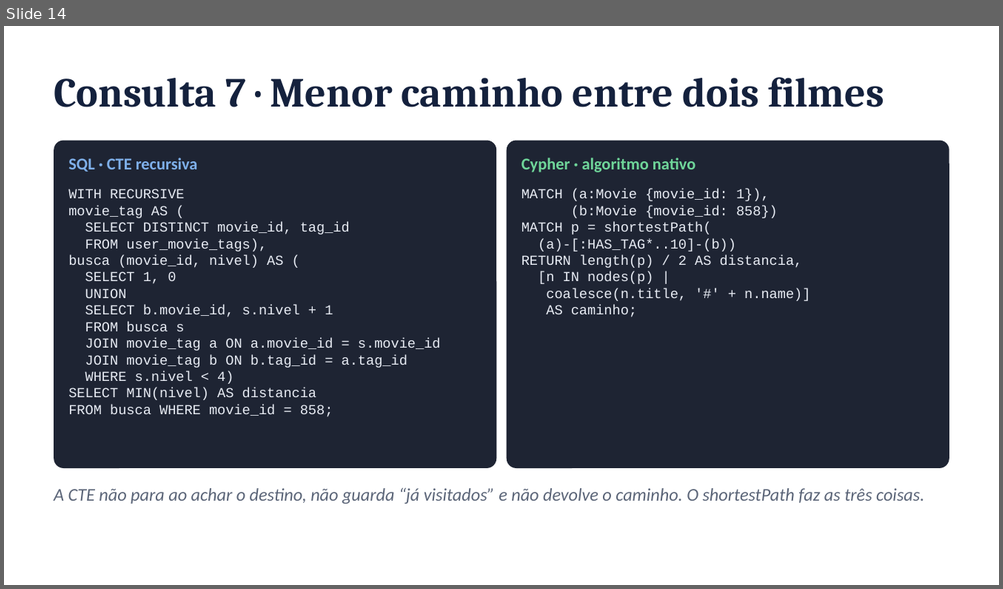
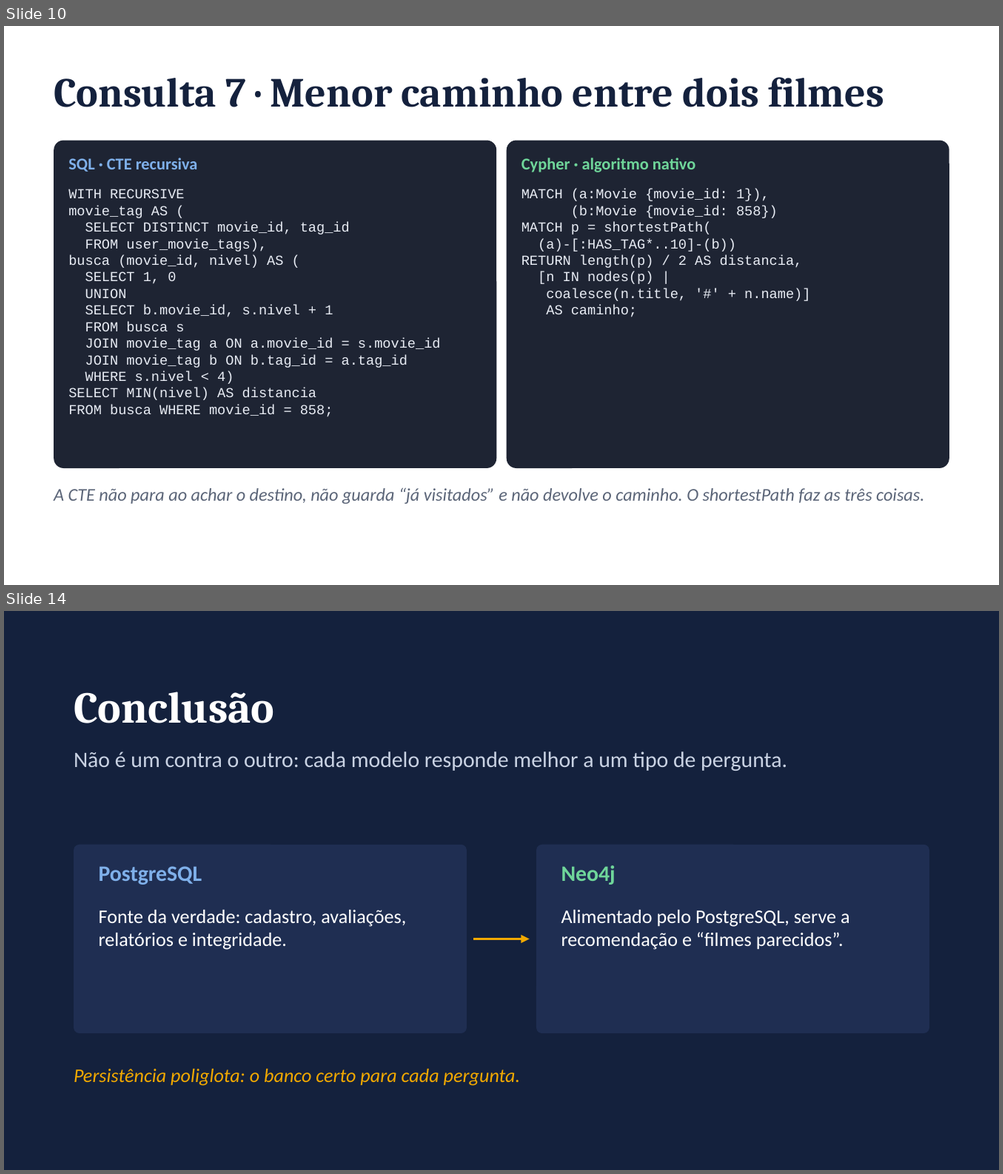
Before and after one commit to FineiasAntonio/BancoDeDados, a slide deck: docs/apresentacao.pptx. Shown one above the other, each under a label of ours: slide 14 before the commit, slides 10 and 14 after it; the slides between them are not shown. The pictures are 1003x589 and 1003x1174 pixels, drawn with LibreOffice and Linux fonts; fonts in the diff are those of the drawing. Boxes give left, top, right and bottom in pixels: in the first picture for what was removed or moved away, otherwise in the second. Text is boxed around its words. In the diff, an @@ line names an element or a change of style, - is before the commit and + after.

```diff
--- a/docs/apresentacao.pptx
+++ b/docs/apresentacao.pptx
@@ slide 14 added at (4, 611, 999, 1170), background #14213D @@
@@ text added at (74, 692, 275, 723), 32 pt, text #FFFFFF, bold @@
+Conclusão
@@ text added at (74, 752, 787, 771), 16 pt, text #C9D2E3 @@
+Não é um contra o outro: cada modelo responde melhor a um tipo de pergunta.
@@ rounded rectangle added at (74, 845, 466, 1034), fill #1F2E52 @@
@@ rounded rectangle added at (536, 845, 929, 1034), fill #1F2E52 @@
@@ text added at (99, 866, 202, 885), 16 pt, text #7FB0EA, bold @@
+PostgreSQL
@@ text added at (561, 866, 615, 885), 16 pt, text #6FD69A, bold @@
+Neo4j
@@ text added at (99, 910, 406, 950), 14 pt, text #FFFFFF @@
+Fonte da verdade: cadastro, avaliações, relatórios e integridade.
@@ text added at (561, 910, 850, 950), 14 pt, text #FFFFFF @@
+Alimentado pelo PostgreSQL, serve a recomendação e “filmes parecidos”.
@@ arrow added from (473, 940) to (529, 940), #F2A900 2 pt @@
@@ text added at (74, 1069, 520, 1086), 14 pt, text #F2A900, italic @@
+Persistência poliglota: o banco certo para cada pergunta.
@@ what was slide 14 is now slide 10 @@
```
Also in this commit, not shown: 1 slide changed, 5 other slides added, 4 slides removed.
